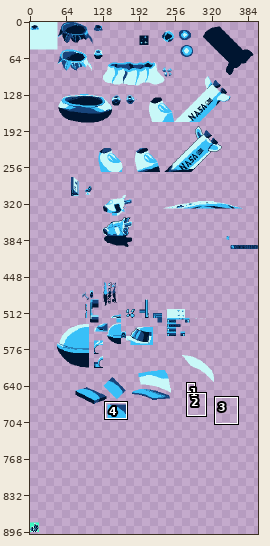
Two states of a sprite sheet, assets/backgrounds/tileset.png. The first picture is a wide view before the edit; the outline marks the close-up.
Close-up. First the earlier version:
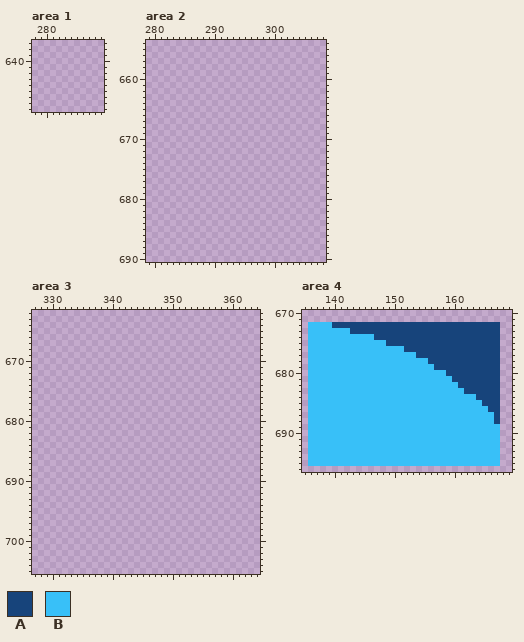
The file is 400x900 pixels. Shown: area 1: x 278..289, y 637..648; area 2: x 279..308, y 654..690; area 3: x 327..364, y 662..705; area 4: x 135..169, y 670..696. The commit also changed other parts of the picture, which this record leaves out.
Palette (. is transparent): A #17447b  B #38c0f8
Pixels before, area 4, first column x 136:
672 BBBBAAAAAAAAAAAAAAAAAAAAAAAAAAAA
673 BBBBBBBAAAAAAAAAAAAAAAAAAAAAAAAA
674 BBBBBBBBBBBAAAAAAAAAAAAAAAAAAAAA
675 BBBBBBBBBBBBBAAAAAAAAAAAAAAAAAAA
676 BBBBBBBBBBBBBBBBAAAAAAAAAAAAAAAA
677 BBBBBBBBBBBBBBBBBBAAAAAAAAAAAAAA
678 BBBBBBBBBBBBBBBBBBBBAAAAAAAAAAAA
679 BBBBBBBBBBBBBBBBBBBBBAAAAAAAAAAA
680 BBBBBBBBBBBBBBBBBBBBBBBAAAAAAAAA
681 BBBBBBBBBBBBBBBBBBBBBBBBAAAAAAAA
682 BBBBBBBBBBBBBBBBBBBBBBBBBAAAAAAA
683 BBBBBBBBBBBBBBBBBBBBBBBBBBAAAAAA
684 BBBBBBBBBBBBBBBBBBBBBBBBBBBBAAAA
685 BBBBBBBBBBBBBBBBBBBBBBBBBBBBBAAA
686 BBBBBBBBBBBBBBBBBBBBBBBBBBBBBBAA
687 BBBBBBBBBBBBBBBBBBBBBBBBBBBBBBBA
688 BBBBBBBBBBBBBBBBBBBBBBBBBBBBBBBA
689 BBBBBBBBBBBBBBBBBBBBBBBBBBBBBBBB
690 BBBBBBBBBBBBBBBBBBBBBBBBBBBBBBBB
691 BBBBBBBBBBBBBBBBBBBBBBBBBBBBBBBB
692 BBBBBBBBBBBBBBBBBBBBBBBBBBBBBBBB
693 BBBBBBBBBBBBBBBBBBBBBBBBBBBBBBBB
694 BBBBBBBBBBBBBBBBBBBBBBBBBBBBBBBB
695 BBBBBBBBBBBBBBBBBBBBBBBBBBBBBBBB
Once edited:
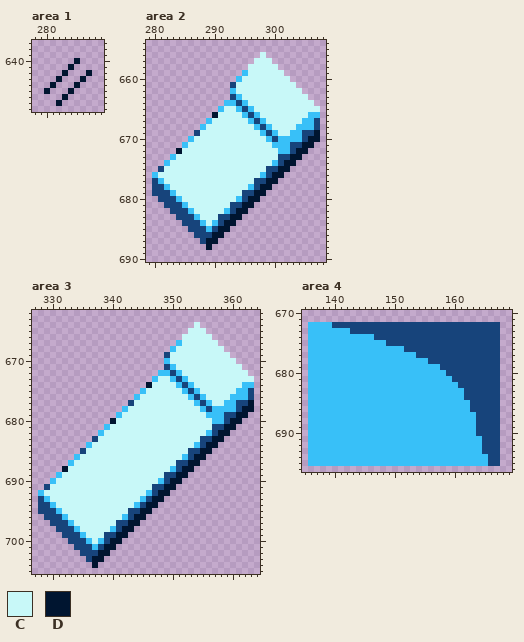
Colours new in this view: C #c8f8f8  D #001530
From old to new:
Area 1:
y 640: x 285 . -> D
y 641: x 284 . -> D
y 642: x 283 . -> D; x 287 . -> D
y 643: x 282 . -> D; x 286 . -> D
y 644: x 281 . -> D; x 285 . -> D
y 645: x 280 . -> D; x 284 . -> D
y 646: x 283 . -> D
y 647: x 282 . -> D
Area 2:
y 656: x 298 . -> C
y 657: x 297..299 ... -> CCC
y 658: x 296..300 ..... -> CCCCC
y 659: x 295..301 ....... -> BCCCCCC
y 660: x 294..302 ......... -> BCCCCCCCC
y 661: x 293..303 ........... -> ACCCCCCCCCC
y 662: x 293..304 ............ -> BCCCCCCCCCCC
y 663: x 293..305 ............. -> ABCCCCCCCCCCC
y 664: x 292..306 ............... -> BBABCCCCCCCCCCC
y 665: x 291..307 ................. -> BCCBABCCCCCCCCCCC
y 666: x 290..307 .................. -> DCCCCBABCCCCCCCCBB
y 667: x 289..307 ................... -> BCCCCCCBABCCCCCCBBA
y 668: x 288..307 .................... -> BCCCCCCCCBABCCCCBBBA
y 669: x 287..307 ..................... -> ACCCCCCCCCCBABCCBBAAD
y 670: x 286..307 ...................... -> BCCCCCCCCCCCCBABBBBADD
y 671: x 285..306 ...................... -> BCCCCCCCCCCCCCCBBBAADD
y 672: x 284..305 ...................... -> DCCCCCCCCCCCCCCCCBBADD
y 673: x 283..304 ...................... -> BCCCCCCCCCCCCCCCCCAADD
y 674: x 282..303 ...................... -> BCCCCCCCCCCCCCCCCCBADD
y 675: x 281..302 ...................... -> ACCCCCCCCCCCCCCCCCAADD
y 676: x 280..301 ...................... -> BCCCCCCCCCCCCCCCCCBADD
y 677: x 280..300 ..................... -> ABCCCCCCCCCCCCCCCAADD
y 678: x 280..299 .................... -> AABCCCCCCCCCCCCCBADD
y 679: x 280..298 ................... -> AAABCCCCCCCCCCCAADD
y 680: x 281..297 ................. -> AAABCCCCCCCCCBADD
y 681: x 282..296 ............... -> AAABCCCCCCCAADD
y 682: x 283..295 ............. -> AAABCCCCCBADD
y 683: x 284..294 ........... -> AAABCCCAADD
y 684: x 285..293 ......... -> AAABCBADD
y 685: x 286..292 ....... -> AAABADD
y 686: x 287..291 ..... -> AAADD
y 687: x 288..290 ... -> ADD
y 688: x 289 . -> D
Area 3:
y 664: x 354 . -> C
y 665: x 353..355 ... -> CCC
y 666: x 352..356 ..... -> CCCCC
y 667: x 351..357 ....... -> BCCCCCC
y 668: x 350..358 ......... -> BCCCCCCCC
y 669: x 349..359 ........... -> ACCCCCCCCCC
y 670: x 349..360 ............ -> BCCCCCCCCCCC
y 671: x 349..361 ............. -> ABCCCCCCCCCCC
y 672: x 348..362 ............... -> BBABCCCCCCCCCCC
y 673: x 347..363 ................. -> BCCBABCCCCCCCCCCC
y 674: x 346..363 .................. -> DCCCCBABCCCCCCCCBB
y 675: x 345..363 ................... -> BCCCCCCBABCCCCCCBBA
y 676: x 344..363 .................... -> BCCCCCCCCBABCCCCBBBA
y 677: x 343..363 ..................... -> ACCCCCCCCCCBABCCBBAAD
y 678: x 342..363 ...................... -> BCCCCCCCCCCCCBABBBBADD
y 679: x 341..362 ...................... -> BCCCCCCCCCCCCCCBBBAADD
y 680: x 340..361 ...................... -> DCCCCCCCCCCCCCCCCBBADD
y 681: x 339..360 ...................... -> BCCCCCCCCCCCCCCCCCAADD
y 682: x 338..359 ...................... -> BCCCCCCCCCCCCCCCCCBADD
y 683: x 337..358 ...................... -> ACCCCCCCCCCCCCCCCCAADD
y 684: x 336..357 ...................... -> BCCCCCCCCCCCCCCCCCBADD
y 685: x 335..356 ...................... -> ACCCCCCCCCCCCCCCCCAADD
y 686: x 334..355 ...................... -> BCCCCCCCCCCCCCCCCCBADD
y 687: x 333..354 ...................... -> BCCCCCCCCCCCCCCCCCAADD
y 688: x 332..353 ...................... -> DCCCCCCCCCCCCCCCCCBADD
y 689: x 331..352 ...................... -> BCCCCCCCCCCCCCCCCCAADD
y 690: x 330..351 ...................... -> BCCCCCCCCCCCCCCCCCBADD
y 691: x 329..350 ...................... -> ACCCCCCCCCCCCCCCCCAADD
y 692: x 328..349 ...................... -> BCCCCCCCCCCCCCCCCCBADD
y 693: x 328..348 ..................... -> ABCCCCCCCCCCCCCCCBADD
y 694: x 328..347 .................... -> AABCCCCCCCCCCCCCBADD
y 695: x 328..346 ................... -> AAABCCCCCCCCCCCAADD
y 696: x 329..345 ................. -> AAABCCCCCCCCCBADD
y 697: x 330..344 ............... -> AAABCCCCCCCAADD
y 698: x 331..343 ............. -> AAABCCCCCBADD
y 699: x 332..342 ........... -> AAABCCCAADD
y 700: x 333..341 ......... -> AAABCBADD
y 701: x 334..340 ....... -> AAABADD
y 702: x 335..339 ..... -> AAADD
y 703: x 336..338 ... -> ADD
y 704: x 337 . -> D
Area 4:
y 679: x 157 A -> B
y 684: x 162..163 BB -> AA
y 685: x 163..164 BB -> AA
y 686: x 163..165 BBB -> AAA
y 687..688: x 164..166 BBB -> AAA
y 689..690: x 164..167 BBBB -> AAAA
y 691..693: x 165..167 BBB -> AAA
y 694..695: x 166..167 BB -> AA
